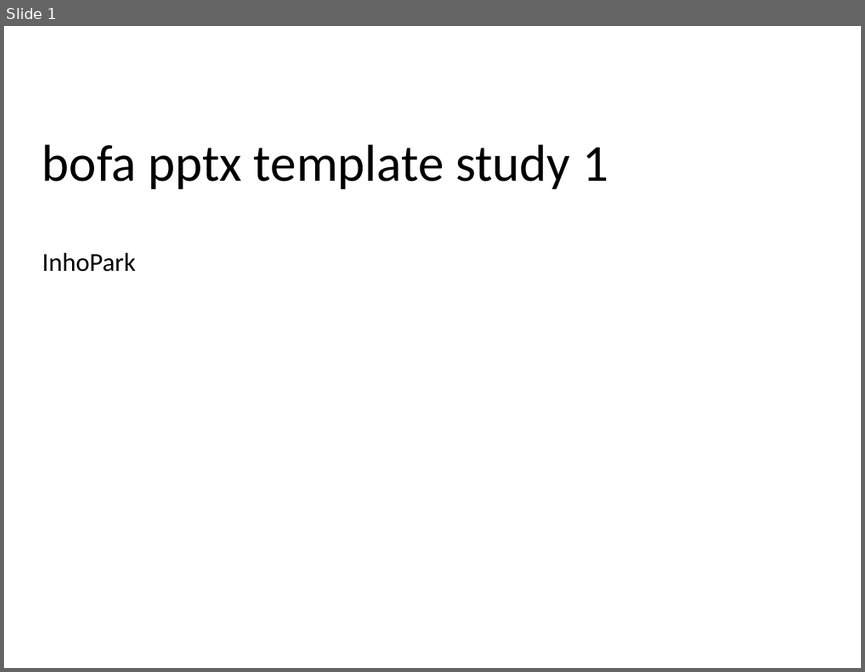
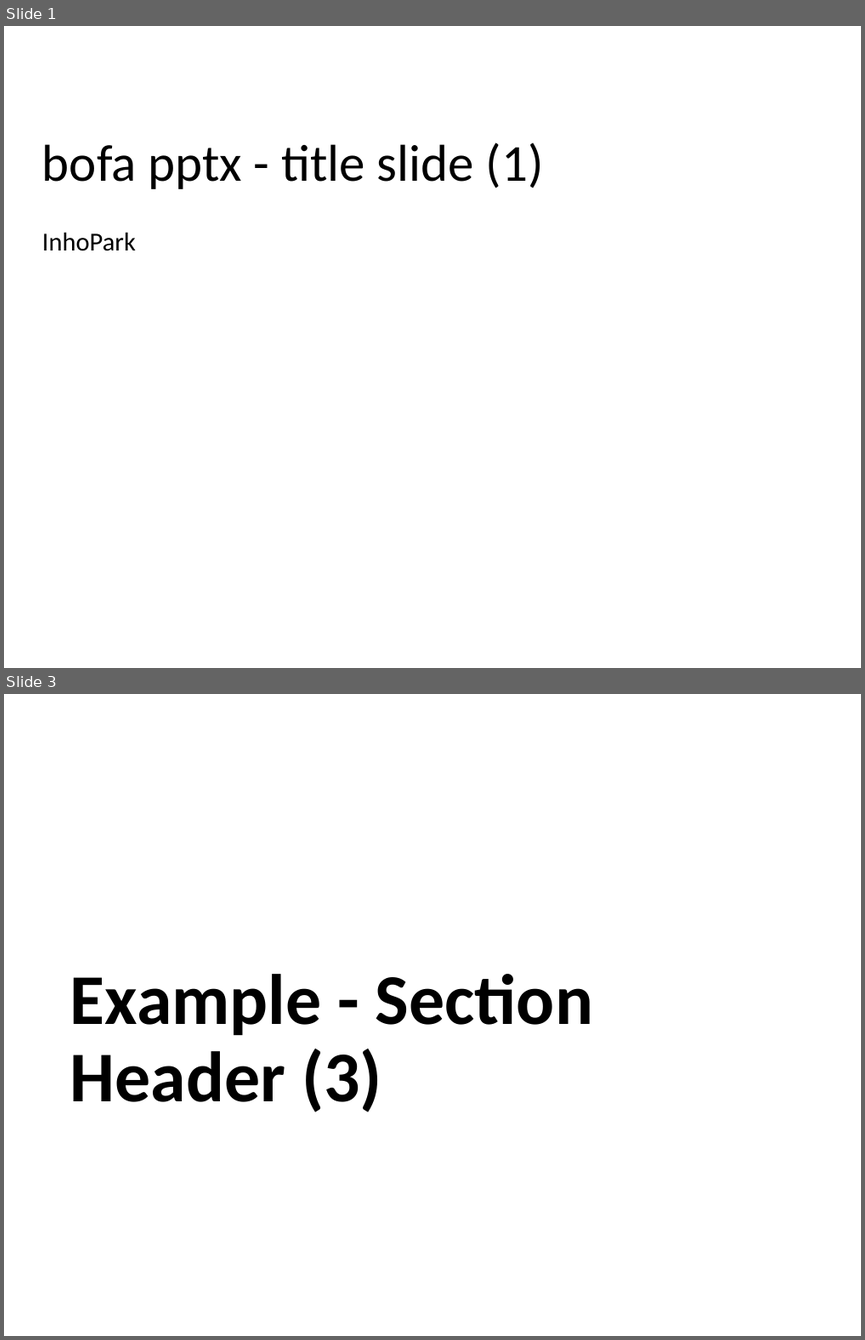
Before and after one commit to vcu-ssg/ssg-vcu-bofa-sandbox, a slide deck: study1.pptx. Shown one above the other, each under a label of ours: slide 1 before the commit, slides 1 and 3 after it; the slides between them are not shown. The pictures are 865x672 and 865x1340 pixels, drawn with LibreOffice and Linux fonts; fonts in the diff are those of the drawing; background and template pictures are left out. Boxes give left, top, right and bottom in pixels: in the first picture for what was removed or moved away, otherwise in the second. Text is boxed around its words. In the diff, an @@ line names an element or a change of style, - is before the commit and + after.

```diff
--- a/study1.pptx
+++ b/study1.pptx
@@ slide 3 added at bbox=[4, 694, 861, 1336], background #FFFFFF @@
@@ title added at bbox=[70, 974, 593, 1112], 66 pt, text #000000, bold @@
+Example - Section Header (3)
@@ slide 1 changed as well @@
@@ title at bbox=[42, 142, 544, 189]: text changed @@
-bofa pptx template study 1
+bofa pptx - title slide (1)
@@ subtitle "InhoPark" at bbox=[42, 232, 136, 251]: vertical alignment top to middle @@
```
Also in this commit, not shown: 5 other slides changed, 3 other slides added, 1 other file.
